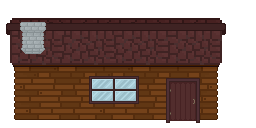
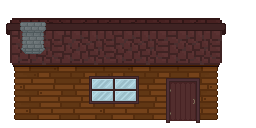
The second 256x128 image is a revision of the first. Changes to its layers:
painted on "Kamin" over [20, 22, 46, 54]
